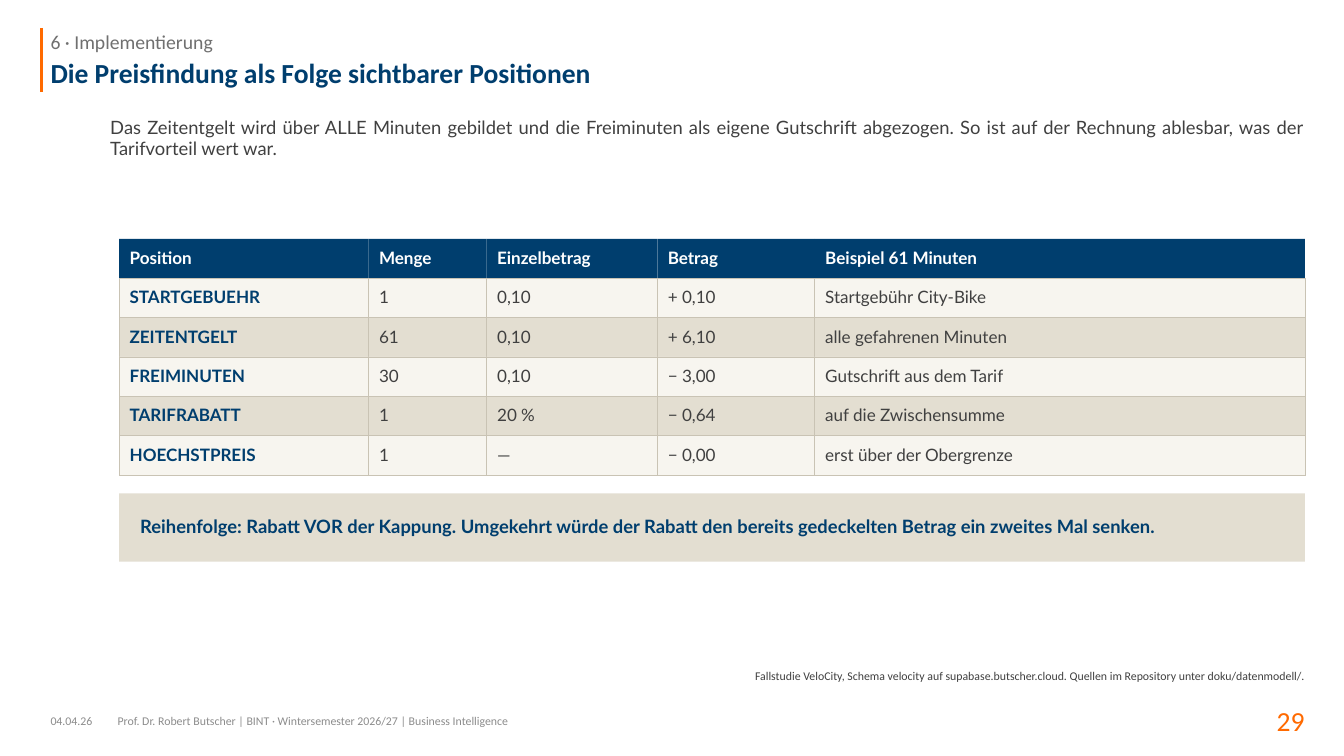
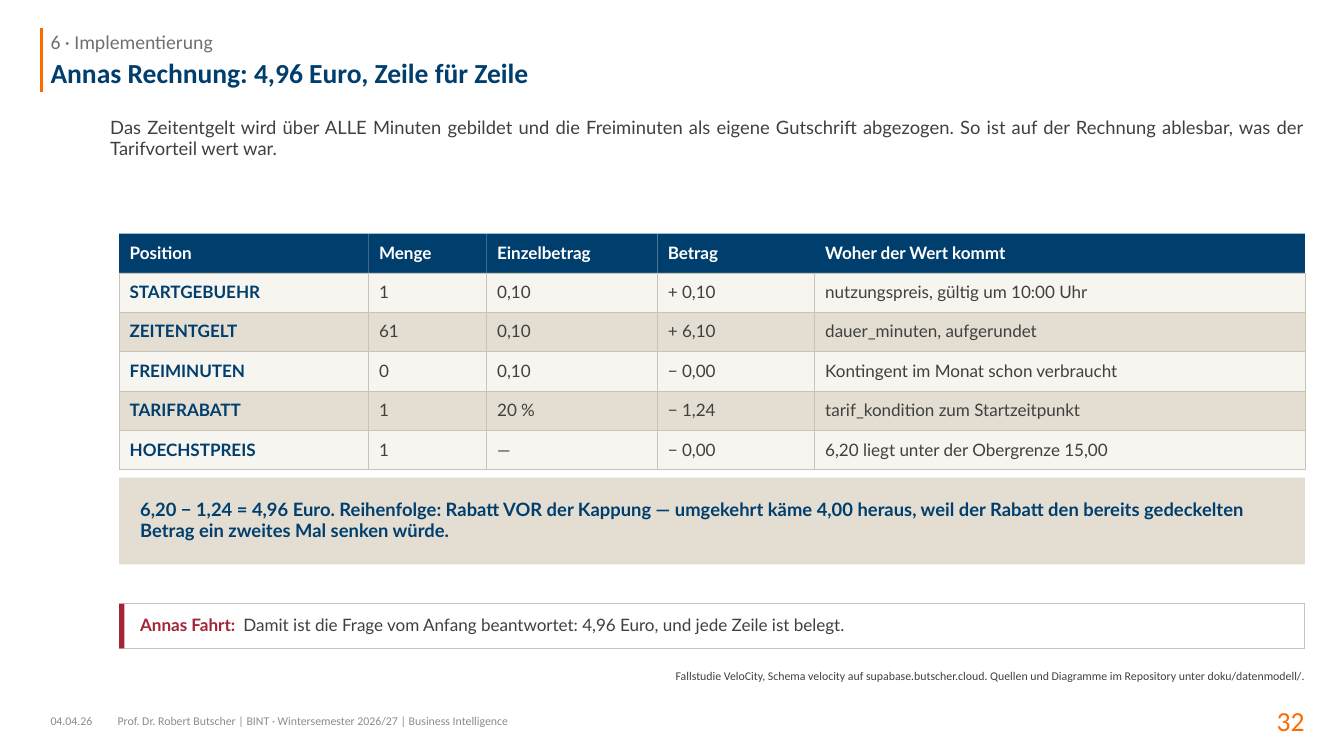
Before and after one commit to swrobuts/velocity-fallstudie, a slide deck: slide 32 of slides/velocity-datenbankentwurf.pptx (slide 29 before the commit). Drawn at 1344x756 pixels with LibreOffice and Linux fonts; fonts in the diff are those of the drawing. Boxes give left, top, right and bottom in pixels: in the first picture for what was removed or moved away, otherwise in the second. Text is boxed around its words. In the diff, an @@ line names an element or a change of style, - is before the commit and + after.

```diff
--- a/slides/velocity-datenbankentwurf.pptx
+++ b/slides/velocity-datenbankentwurf.pptx
@@ title at (51,63,528,88): text changed @@
-Die Preisfindung als Folge sichtbarer Positionen
+Annas Rechnung: 4,96 Euro, Zeile für Zeile
@@ text in rectangle at (825,246,1005,259): text changed @@
-Beispiel 61 Minuten
+Woher der Wert kommt
@@ text in rectangle at (825,285,1087,301): text changed @@
-Startgebühr City-Bike
+nutzungspreis, gültig um 10:00 Uhr
@@ text in rectangle at (825,324,1037,340): text changed @@
-alle gefahrenen Minuten
+dauer_minuten, aufgerundet
@@ 30 rectangles: place and size @@
-30 rectangles at (119,239,1305,475)
+30 rectangles at (119,233,1305,471)
@@ text in rectangle at (379,364,389,377): text changed @@
-30
+0
@@ text in rectangle at (682,364,716,379): text changed @@
-− 3,00
+− 0,00
@@ text in rectangle at (825,364,1117,380): text changed @@
-Gutschrift aus dem Tarif
+Kontingent im Monat schon verbraucht
@@ text in rectangle at (682,403,716,418): text changed @@
-− 0,64
+− 1,24
@@ text in rectangle at (825,403,1080,419): text changed @@
-auf die Zwischensumme
+tarif_kondition zum Startzeitpunkt
@@ text in rectangle at (825,443,1107,459): text changed @@
-erst über der Obergrenze
+6,20 liegt unter der Obergrenze 15,00
@@ rectangle: place and size @@
-rectangle at (119,493,1305,561)
+rectangle at (119,478,1305,565)
@@ text at (140,502,1243,541): text changed @@
-Reihenfolge: Rabatt VOR der Kappung. Umgekehrt würde der Rabatt den bereits gedeckelten Betrag ein zweites Mal senken.
+6,20 − 1,24 = 4,96 Euro. Reihenfolge: Rabatt VOR der Kappung — umgekehrt käme 4,00 heraus, weil der Rabatt den bereits gedeckelten Betrag ein zweites Mal senken würde.
@@ rectangle added at (119,604,1305,648), fill #FFFFFF, outline #C9C3B4 0.75 pt @@
@@ rectangle added at (119,604,125,648), fill #A32638 @@
@@ text added at (140,618,844,634), 13 pt, text #404040 @@
+Annas Fahrt: Damit ist die Frage vom Anfang beantwortet: 4,96 Euro, und jede Zeile ist belegt.
@@ text at (676,672,1305,682): text changed @@
-Fallstudie VeloCity, Schema velocity auf supabase.butscher.cloud. Quellen im Repository unter doku/datenmodell/.
+Fallstudie VeloCity, Schema velocity auf supabase.butscher.cloud. Quellen und Diagramme im Repository unter doku/datenmodell/.
@@ page number at (1277,713,1305,732): text changed @@
-29
+32
```
Also in this commit, not shown: 20 other slides changed, 22 slides added, 18 slides removed, 39 other files.
